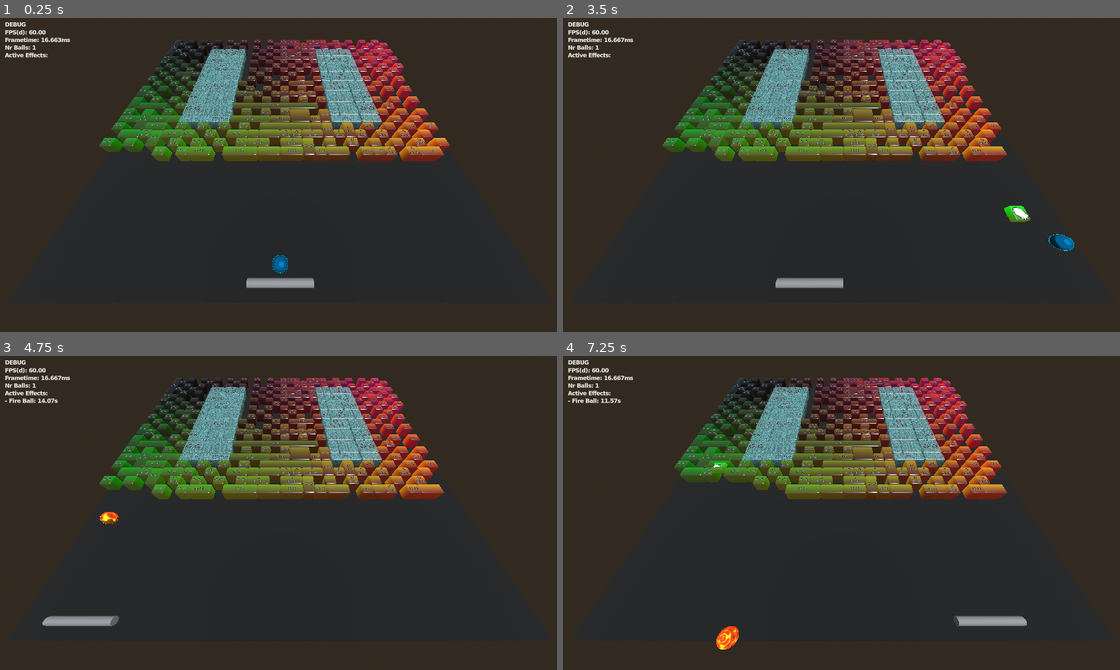
Above: before the commit, frames 1-4 (two rows, left to right).
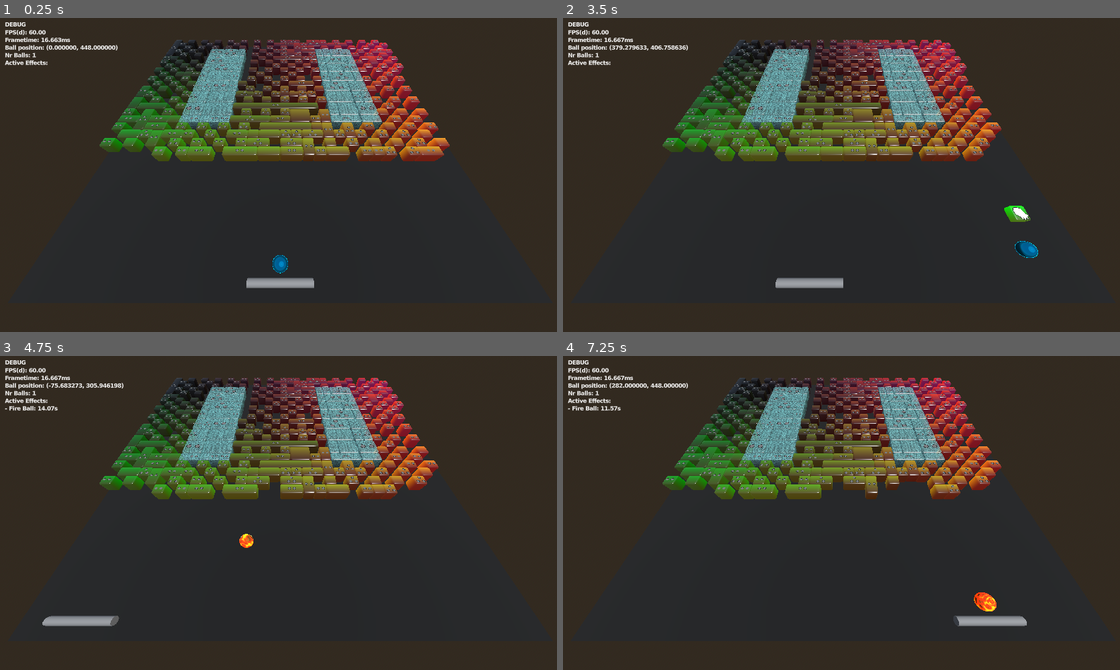
Above: after the commit, the same moments.

Repository: Tom3s/brick-breaker-reborn
Game: Godot game, scene res://test_files/3d_base_scene.tscn
Two runs of this game, one before a commit and one after it. Both use one fixed random seed, a clock stepped at 60 frames per second and the inputs below. The project has no main scene, so this scene is started directly.
Inputs (mouse positions are in pixels of both pictures, inside the frame that each line leads up to):
- Up to frame 1 (0.25 s): no input
- Up to frame 2 (3.5 s): tap Enter at 0.5 s; move the mouse to (969, 156) at 0.52 s; click (969, 156) at 0.6 s; move the mouse to (730, 187) at 1.27 s; click (730, 187) at 1.35 s; move the mouse to (897, 102) at 2.02 s; click (897, 102) at 2.1 s; move the mouse to (813, 237) at 2.77 s; click (813, 237) at 2.85 s
- Up to frame 3 (4.75 s): move the mouse to (451, 560) at 3.52 s; click (451, 560) at 3.6 s; move the mouse to (111, 462) at 4.27 s; click (111, 462) at 4.35 s
- Up to frame 4 (7.25 s): move the mouse to (869, 509) at 5.02 s; click (869, 509) at 5.1 s; move the mouse to (757, 431) at 5.77 s; click (757, 431) at 5.85 s; move the mouse to (969, 494) at 6.52 s; click (969, 494) at 6.6 s

The runs differ from the first frame. In frame 1, 0.4% of the frame differs, in the area x 0-52%, y 8-31%; in frame 2, 0.9%; in frame 3, 1.2%; in frame 4, 3.1%, in the area x 0-80%, y 8-94%.

Commit message:
Basic optimization done

Diff:
--- a/BreakableGrid.gd
+++ b/BreakableGrid.gd
@@ -3,23 +3,3 @@
 
 const CELL_SIZE: int = 32
 const GRID_SIZE: int = 32
-
-class Block:
-	var size: int = 1 #TODO: implement larger blocks
-	# maybe use more parameters for any shape
-
-	var broken: bool = false
-
-
-
-class Grid:
-	static var grid_size: int = 32
-	var blocks: Array[Block]
-
-
-
-
-var grid: Grid = Grid.new()
-
-func _ready() -> void:
-	grid.blocks.resize(Grid.grid_size * Grid.grid_size)
--- a/game_logic/Ball.gd
+++ b/game_logic/Ball.gd
@@ -153,3 +153,6 @@
 
 
 	return 1
+
+func _get_ball_pos_debug() -> String:
+	return "Ball position: %v" % position
--- a/game_logic/BreakableBlock.gd
+++ b/game_logic/BreakableBlock.gd
@@ -75,8 +75,12 @@
 	if type == BlockType.NORMAL:
 		asset_ref.set_hp(health)
 
-	if is_broken() && asset_ref.has_method("hide"):
-		asset_ref.hide()
+	# if is_broken() && asset_ref.has_method("hide"):
+	# 	asset_ref.hide()
+	# if is_broken():
+	# 	context.remove_block(self)
+	# 	# TODO: also handling memory from here, might wanna move it
+	# 	asset_ref.queue_free()
 
 func is_broken() -> bool:
 	return health <= 0
--- a/global/Global.gd
+++ b/global/Global.gd
@@ -12,12 +12,49 @@
 	var screen_collision: Array[LineCollider]
 	var death_barrier: LineCollider
 	var blocks: Array[BreakableBlock]
+	var block_bitmap: Array[BreakableBlock]
 
 	var broken_block_count: int = 0
 	var nr_metal_blocks: int = 0
 
 	var powerups: Array[Powerup]
 	var active_powerups: Array[Powerup]
+
+	func _init() -> void:
+		block_bitmap.resize(BreakableGrid.GRID_SIZE * BreakableGrid.GRID_SIZE)
+
+	func add_block(block: BreakableBlock) -> void:
+		blocks.push_back(block)
+
+		for x in block.size.x:
+			for y in block.size.y:
+				var actual_x: int = block.pos_on_grid.x + x
+				var actual_y: int = block.pos_on_grid.y + y
+
+				block_bitmap[actual_x + BreakableGrid.GRID_SIZE * actual_y] = block
+
+
+	func remove_block(block: BreakableBlock) -> void:
+		# TODO: handling memory from here, might wanna move it
+		blocks.erase(block)
+
+		for x in block.size.x:
+			for y in block.size.y:
+				var actual_x: int = block.pos_on_grid.x + x
+				var actual_y: int = block.pos_on_grid.y + y
+
+				block_bitmap[actual_x + BreakableGrid.GRID_SIZE * actual_y] = null
+
+	func get_block_at(x: int, y: int) -> BreakableBlock:
+		# LoggerMogyi.log(self, "Getting block at (%.3f, %.3f)" % [x, y])
+
+		if y < 0 || y >= BreakableGrid.GRID_SIZE:
+			return null
+
+		if x < 0 || x >= BreakableGrid.GRID_SIZE:
+			return null
+
+		return block_bitmap[y * BreakableGrid.GRID_SIZE + x]
 
 	# flags
 	var FLAG_FIREBALL_ACTIVE: bool = false
--- a/test_files/3d_base_scene.gd
+++ b/test_files/3d_base_scene.gd
@@ -122,6 +122,7 @@
 	# if DEBUG:
 	DebugScreen.add_debug_line(func() -> String: return "FPS(d): %.2f" % _debug_fps)
 	DebugScreen.add_debug_line(func() -> String: return "Frametime: %.3fms" % (Performance.get_monitor(Performance.TIME_PROCESS) * 1000))
+	DebugScreen.add_debug_line(context.balls[0]._get_ball_pos_debug)
 	DebugScreen.add_debug_line(context._get_debug_string)
 
 
@@ -166,24 +167,47 @@
 	# TODO: this might've been bc of delta becoming too high
 	# investigate with safe_delta and move back if neccessary
 	# blocked by: bitmap optimization
-	for block: BreakableBlock in context.blocks:
-		if block.is_broken():
-			continue
-
-		for line: LineCollider in block.collision:
-
-			for ball: Ball in context.balls:
-				if ball.collide_with(line, block.reflects_ball(context)):
-					block.hit_block(context, ball)
-
-
-			if block.is_broken():
-				if block.has_powerup:
-					block.has_powerup = false
-					spawn_powerup(block)
-
-				context.broken_block_count += 1
-				break
+
+	## for block: BreakableBlock in context.blocks:
+	## 	if block.is_broken():
+	## 		continue
+
+
+	for ball: Ball in context.balls:
+		var x_from: int = floorf((ball.position.x + (grid_unit_size.x / 2)) / BreakableGrid.CELL_SIZE)
+		var y_from: int = floorf((ball.position.y + (grid_unit_size.y / 2)) / BreakableGrid.CELL_SIZE)
+		var x_to: int = sign(ball.velocity.x)
+		var y_to: int = sign(ball.velocity.y)
+
+		x_to = x_to * 2 + x_from
+		y_to = y_to * 2 + y_from
+		x_from -= sign(ball.velocity.x)
+		y_from -= sign(ball.velocity.y)
+
+		# LoggerMogyi.log(self, "Getting blocks from (%d, %d) to (%d, %d)" % [x_from, x_to, y_from, y_to])
+
+		for x in range(x_from, x_to, sign(ball.velocity.x)):
+			for y in range(y_from, y_to, sign(ball.velocity.y)):
+				var block: BreakableBlock = context.get_block_at(x, y)
+				if block == null:
+					continue
+
+				for line: LineCollider in block.collision:
+
+					if ball.collide_with(line, block.reflects_ball(context)):
+						block.hit_block(context, ball)
+
+
+				if block.is_broken():
+					if block.has_powerup:
+						block.has_powerup = false
+						spawn_powerup(block)
+
+					context.broken_block_count += 1
+
+					block.asset_ref.queue_free()
+					context.remove_block(block)
+					break
 
 
 	# if !ball.released:
@@ -205,7 +229,8 @@
 
 		if ball.collide_with(context.death_barrier, false, false):
 			if context.balls.size() > 1:
-				ball_parent.remove_child(ball.asset_ref)
+				# ball_parent.remove_child(ball.asset_ref)
+				ball.asset_ref.queue_free()
 				context.balls.erase(ball)
 				index -= 1
 			else:
@@ -290,10 +315,11 @@
 	paddle_mesh.global_position.z = context.paddle.position.y
 	paddle_mesh.global_position.y = context.paddle.height / 2
 
+var grid_unit_size: Vector2
 func set_up_screen_collision() -> void:
-	var screen_bounds: Vector2 = DisplayServer.window_get_size()
-
-	var grid_unit_size: Vector2 = Vector2.ONE * BreakableGrid.GRID_SIZE * BreakableGrid.CELL_SIZE
+	# var screen_bounds: Vector2 = DisplayServer.window_get_size()
+
+	grid_unit_size = Vector2.ONE * BreakableGrid.GRID_SIZE * BreakableGrid.CELL_SIZE
 	var p1: Vector2 = Vector2(-grid_unit_size.x / 2, -grid_unit_size.y / 2)
 	var p2: Vector2 = Vector2(grid_unit_size.x / 2, -grid_unit_size.y / 2)
 	var p3: Vector2 = Vector2(grid_unit_size.x / 2, grid_unit_size.y / 2)
@@ -403,7 +429,8 @@
 
 		block.asset_ref = block_mesh
 
-		context.blocks.push_back(block)
+		# context.blocks.push_back(block)
+		context.add_block(block)
 
 func on_board_clear() -> void:
 	# TODO: this resets the ball. shouldn't use death entrypoint for this tho
